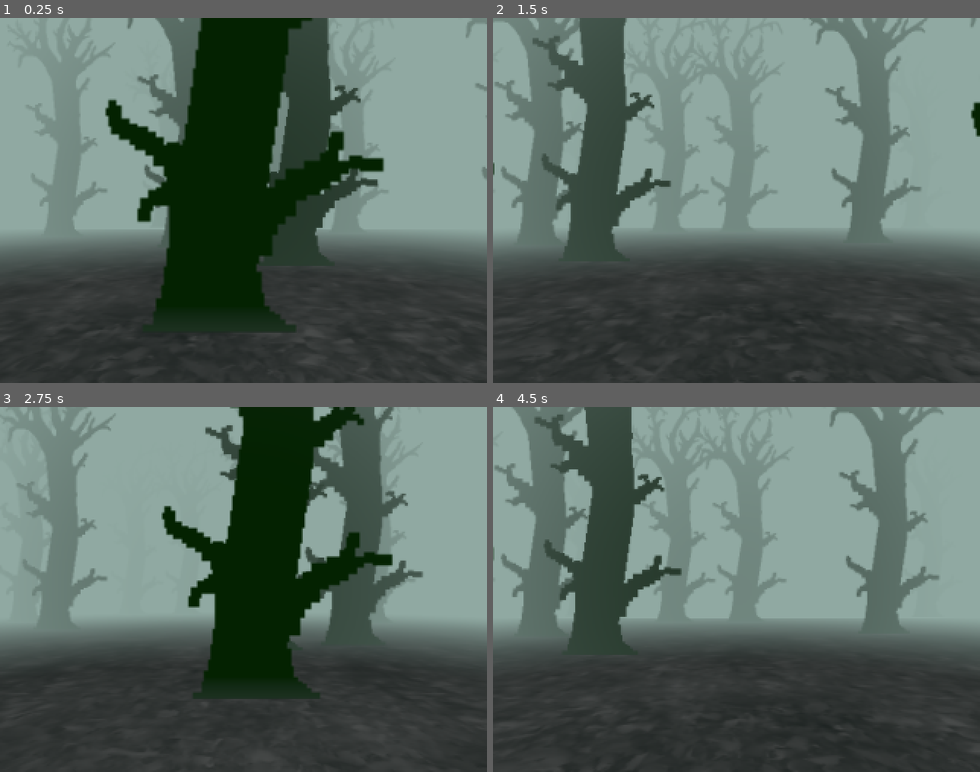
Above: before the commit, frames 1-4 (two rows, left to right).
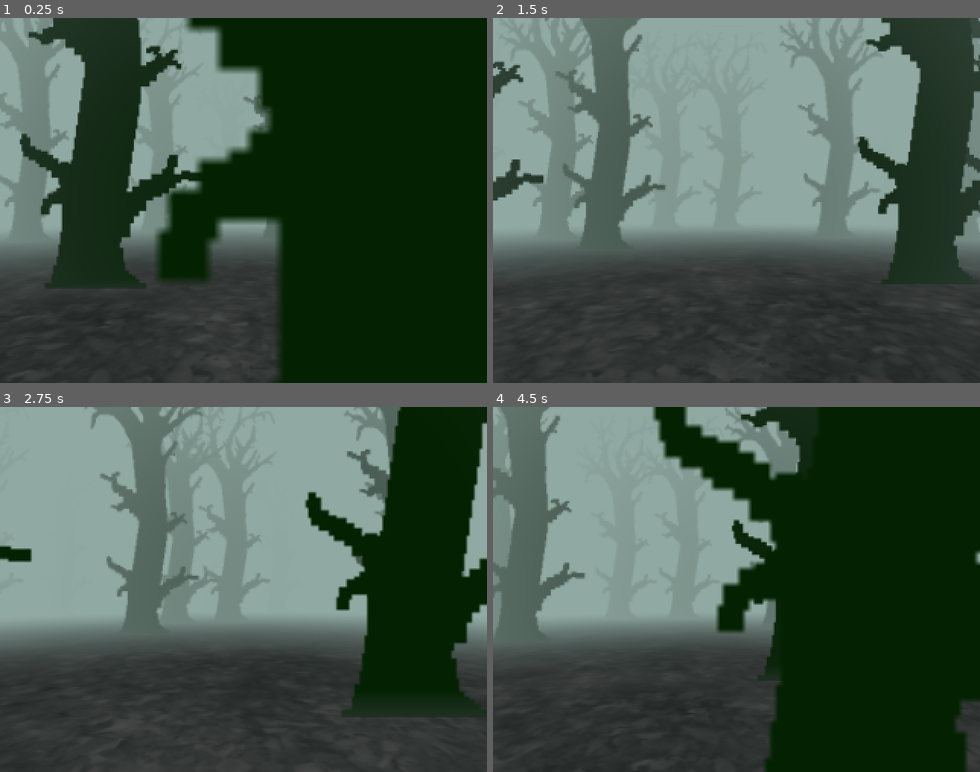
Above: after the commit, the same moments.

Repository: cat-in-the-dark/igrovoe-varenie-5--les
Game: Godot game, scene res://scenes/levels/level_les.tscn
Two runs of this game, one before a commit and one after it. Both use one fixed random seed, a clock stepped at 60 frames per second and the inputs below.
Inputs:
- Up to frame 1 (0.25 s): no input
- Up to frame 2 (1.5 s): tap Enter at 0.5 s; hold D (move_right) 0.53-1.28 s; hold S (move_back) from 1.28 s (still down)
- Up to frame 3 (2.75 s): release S (move_back) at 2.03 s; hold D (move_right) from 2.03 s (still down)
- Up to frame 4 (4.5 s): release D (move_right) at 2.78 s; hold W (move_forward) 2.78-3.53 s; hold A (move_left) from 3.53 s (still down)

The runs differ from the first frame. In frame 1, 69% of the frame differs, in the area x 0-100%, y 0-100%; in frame 2, 31%; in frame 3, 50%; in frame 4, 63%.

Commit message:
generate endless forest

Diff:
--- a/project.godot
+++ b/project.godot
@@ -19,7 +19,6 @@
 
 window/size/viewport_width=320
 window/size/viewport_height=240
-window/size/mode=2
 window/stretch/mode="viewport"
 window/stretch/scale_mode="integer"
 
--- /dev/null
+++ b/scenes/levels/level_les.gd
@@ -0,0 +1,49 @@
+extends Node3D
+
+@export var tile_size: int = 32
+@export var tile_prefab: PackedScene
+
+@onready var player: Node3D = $Player
+
+var tiles: Dictionary[Vector2i, Tile] = {}
+
+func world_to_tile_index(pos: Vector3) -> Vector2i:
+	var ix = int(floor(pos.x / tile_size))
+	var iy = int(floor(pos.z / tile_size))
+	return Vector2i(ix, iy)
+
+func tile_index_to_world(idx: Vector2i) -> Vector3:
+	return Vector3(idx.x * tile_size, 0, idx.y * tile_size)
+
+func _ready() -> void:
+	for ch in find_children("*", "Tile", false):
+		if ch is Tile:
+			var idx := world_to_tile_index(ch.position)
+			tiles[idx] = ch
+	print(tiles)
+
+func spawn_tile(idx: Vector2i):
+	if tiles.get(idx):
+		print("Already has a tile here...")
+		return
+	var tile: Node3D = tile_prefab.instantiate()
+	self.add_child(tile)
+	tile.position = tile_index_to_world(idx)
+	tiles[idx] = tile
+	print("New tile at ", idx, " total: ", len(tiles))
+
+func _process(_delta: float) -> void:
+	var player_tile = world_to_tile_index(player.position)
+
+	for idx in tiles.keys():
+		var idx_delta: Vector2i = player_tile - idx
+		if abs(idx_delta.x) >= 2 or abs(idx_delta.y) >= 2:
+			remove_child(tiles[idx])
+			tiles.erase(idx)
+			print('Deleted child ', idx)
+
+	for i in range(player_tile.x - 1, player_tile.x + 2):
+		for j in range(player_tile.y - 1, player_tile.y + 2):
+			var idx := Vector2i(i, j)
+			if not tiles.get(idx):
+				spawn_tile(idx)
--- a/scenes/levels/level_les.tscn
+++ b/scenes/levels/level_les.tscn
@@ -1,13 +1,16 @@
-[gd_scene load_steps=4 format=3 uid="uid://c8wd1uuswlbq8"]
+[gd_scene load_steps=5 format=3 uid="uid://c8wd1uuswlbq8"]
 
 [ext_resource type="PackedScene" uid="uid://j7dlglxk4m4k" path="res://scenes/main/player/player.tscn" id="1_3bmfn"]
+[ext_resource type="Script" uid="uid://dge7gu6ghq8sq" path="res://scenes/levels/level_les.gd" id="1_canl8"]
 [ext_resource type="Environment" uid="uid://dm4rbg40lrqlb" path="res://scenes/levels/level_les_env.tres" id="2_canl8"]
 [ext_resource type="PackedScene" uid="uid://cwdli0jpslv01" path="res://scenes/main/forest/forest.tscn" id="2_p81bp"]
 
 [node name="Node3D" type="Node3D"]
+script = ExtResource("1_canl8")
+tile_prefab = ExtResource("2_p81bp")
 
 [node name="Player" parent="." instance=ExtResource("1_3bmfn")]
-transform = Transform3D(1, 0, 0, 0, 1, 0, 0, 0, 1, 0, 0, -5)
+transform = Transform3D(1, 0, 0, 0, 1, 0, 0, 0, 1, 12.743739, 0, 11.312008)
 
 [node name="WorldEnvironment" type="WorldEnvironment" parent="."]
 environment = ExtResource("2_canl8")
--- a/scenes/main/forest/forest.tscn
+++ b/scenes/main/forest/forest.tscn
@@ -13,5 +13,6 @@
 prefab = ExtResource("2_0h5of")
 
 [node name="floor" type="MeshInstance3D" parent="."]
+transform = Transform3D(1, 0, 0, 0, 1, 0, 0, 0, 1, 16, 0, 16)
 mesh = SubResource("PlaneMesh_2j70g")
 skeleton = NodePath("../..")
--- a/scenes/main/forest/generator.gd
+++ b/scenes/main/forest/generator.gd
@@ -1,7 +1,8 @@
-extends Node
+class_name Tile
+extends Node3D
 
 @export var prefab: PackedScene
-@export var size: float = 30
+@export var size: float = 32
 @export var spacing: float = 4
 @export var jitter: float = 1
 
@@ -26,5 +27,5 @@
 			await get_tree().process_frame
 
 func  _ready() -> void:
-	var points = generate_points(-size/2.0, -size/2.0)
+	var points = generate_points(0, 0)
 	spawn_object(points)
--- a/scenes/main/player/player.gd
+++ b/scenes/main/player/player.gd
@@ -4,6 +4,12 @@
 @onready var _camera: Camera3D = $Camera3D
 @export_range(0.0, 10.0) var joystick_sensitivity := 2.5
 @export_range(0.0, 1.0) var mouse_sensitivity := 0.25
+
+@export_group("Movement")
+## Character maximum run speed on the ground in meters per second.
+@export var move_speed := 8.0
+## Ground movement acceleration in meters per second squared.
+@export var acceleration := 20.0
 
 func _move_cmd() -> Vector2:
 	return Input.get_vector("move_left", "move_right", "move_forward", "move_back", 0.4)
@@ -32,6 +38,6 @@
 	self.global_rotation += rot_dir * delta
 
 	var move_dir = _handle_move_direction()
-	velocity = velocity.move_toward(move_dir * 4.0, 20.0 * delta)
+	velocity = velocity.move_toward(move_dir * move_speed, acceleration * delta)
 
 	move_and_slide()
Not shown, added: scenes/levels/level_les.gd.uid
